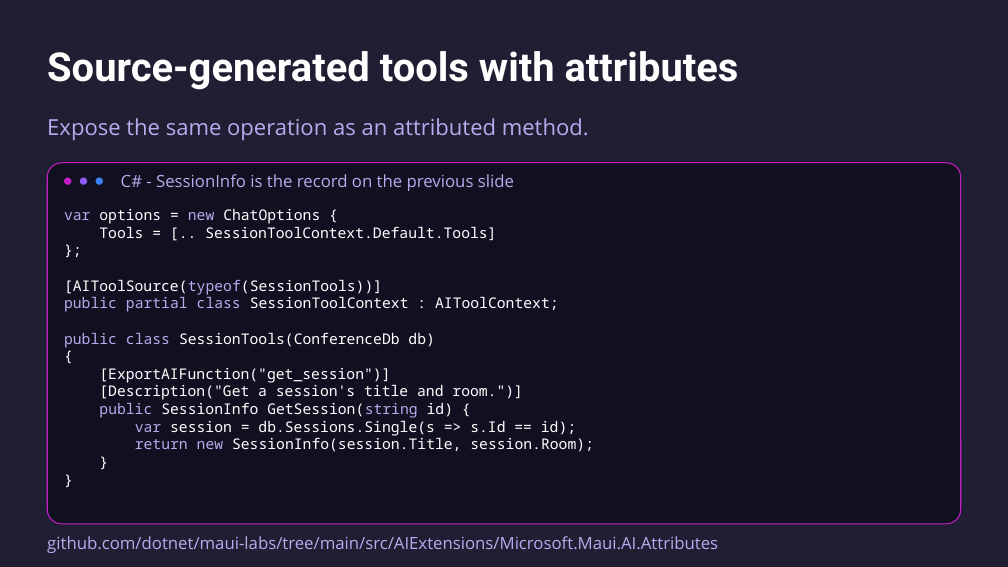
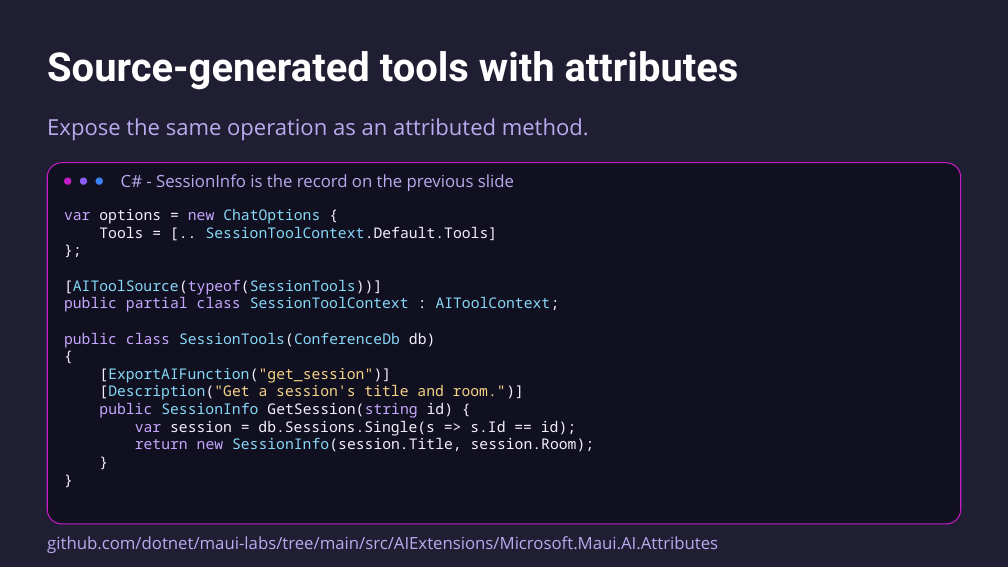
Before and after one commit to mattleibow/dotnetconf2026, a slide deck: slide 25 of slides.pptx. Drawn at 1008x567 pixels with LibreOffice and Linux fonts; fonts in the diff are those of the drawing. Boxes give left, top, right and bottom in pixels: in the first picture for what was removed or moved away, otherwise in the second. Text is boxed around its words. In the diff, an @@ line names an element or a change of style, - is before the commit and + after.

```diff
--- a/slides.pptx
+++ b/slides.pptx
@@ text "var options = new ChatOptions ..." at (x1=64, y1=209, x2=595, y2=452): text colour #B9AAEE to #C6A7FF in "var new", "[AIToolSource(typeof(SessionTools))]", "public partial class", "public class" and 3 more places; text colour #FFFFFF to #F2F1FA in "options = {", "Tools = [.. SessionToolContext.Default.Tools]", "};", "[AIToolSource(typeof(SessionTools))]" and 10 more places; text colour #FFFFFF to #86D8F7 in "ChatOptions", "SessionToolContext.Default.Tools]", "[AIToolSource(typeof(SessionTools))]", "SessionToolContext AIToolContext;" and 5 more places; text colour #FFFFFF to #F4D387 in "[ExportAIFunction("get_session")]", "[Description("Get a session's title and room.")]" @@
```
Also in this commit, not shown: 15 other slides changed.
